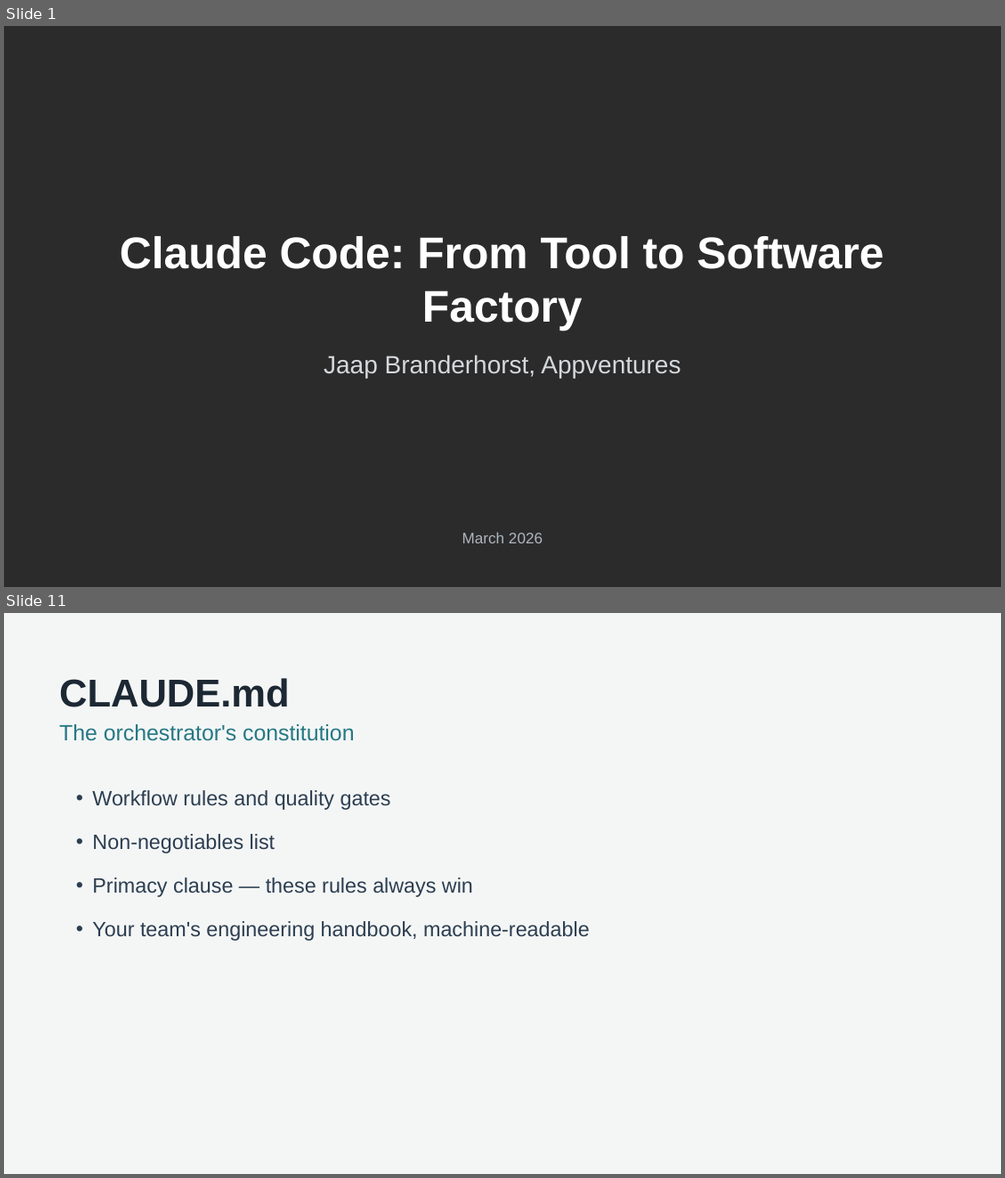
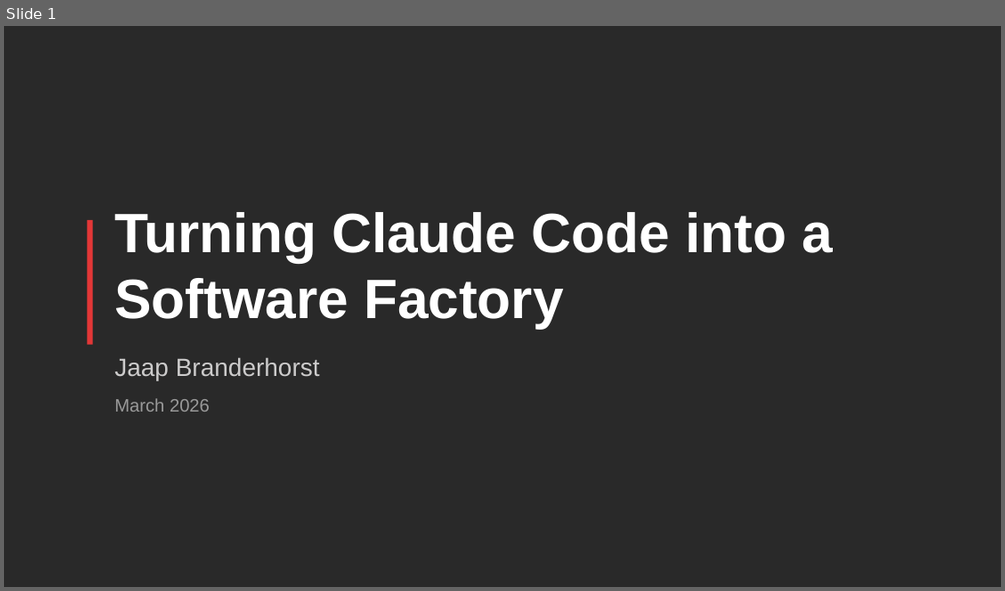
Before and after one commit to SalesforceRocks/python-demo, a slide deck: presentation.pptx. Shown one above the other, each under a label of ours: slides 1 and 11 before the commit, slide 1 after it; the slides between them are not shown. The pictures are 1005x1178 and 1005x591 pixels, drawn with LibreOffice and Linux fonts; fonts in the diff are those of the drawing; background and template pictures are left out; a plain dark background stands for a picture behind light text. Boxes give left, top, right and bottom in pixels: in the first picture for what was removed or moved away, otherwise in the second. Text is boxed around its words. In the diff, an @@ line names an element or a change of style, - is before the commit and + after.

```diff
--- a/presentation.pptx
+++ b/presentation.pptx
@@ slide 11 removed at (x1=4, y1=613, x2=1001, y2=1174), background #F4F6F6 @@
@@ text removed at (x1=59, y1=678, x2=290, y2=707) @@
-CLAUDE.md
@@ text removed at (x1=59, y1=724, x2=354, y2=741) @@
-The orchestrator's constitution
@@ text removed at (x1=92, y1=790, x2=590, y2=941) @@
-• Workflow rules and quality gates
-• Non-negotiables list
-• Primacy clause — these rules always win
-• Your team's engineering handbook, machine-readable
@@ slide 1 changed as well @@
@@ background picture (left out) to #292929 @@
@@ text at (x1=114, y1=212, x2=833, y2=328): text changed; size 32 to 40 pt @@
-Claude Code: From Tool to Software Factory
+Turning Claude Code into a Software Factory
@@ rectangle added at (x1=87, y1=219, x2=93, y2=344), fill #E33737 @@
@@ text at (x1=114, y1=357, x2=320, y2=380): text changed; text colour #D5D8DC to #CCCBCB @@
-Jaap Branderhorst, Appventures
+Jaap Branderhorst
@@ text "March 2026" moved from (x1=462, y1=532, x2=542, y2=543) to (x1=114, y1=398, x2=210, y2=411) @@
@@ text "March 2026" at (x1=114, y1=398, x2=210, y2=411): size 11 to 13 pt, text colour #AEB6BF to #999999; alignment centre to left @@
```
Also in this commit, not shown: 11 slides added, 26 other slides removed, 18 other files.
